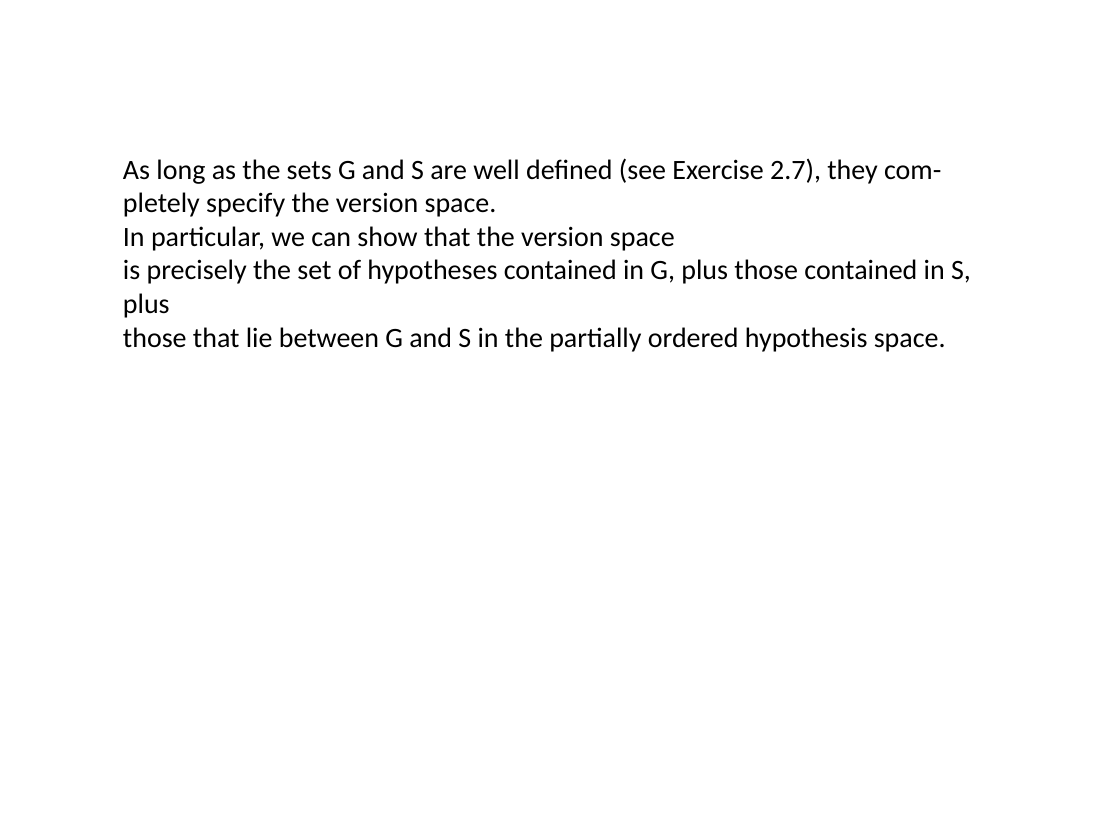
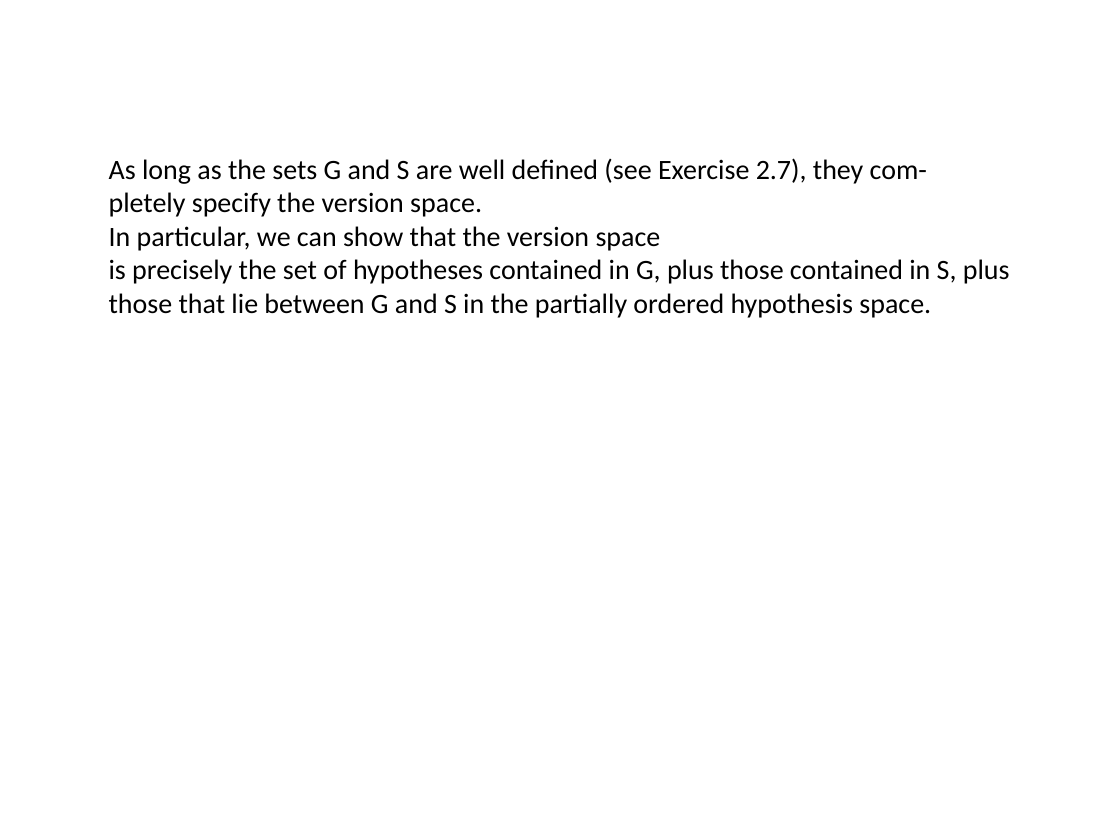
Before and after one commit to sai8151/EduFusion, a slide deck: slide 36 of output.pptx. Drawn at 1120x840 pixels with LibreOffice and Linux fonts; fonts in the diff are those of the drawing. Boxes give left, top, right and bottom in pixels: in the first picture for what was removed or moved away, otherwise in the second. Text is boxed around its words. In the diff, an @@ line names an element or a change of style, - is before the commit and + after.

Commit message:
#7829

```diff
--- a/output.pptx
+++ b/output.pptx
@@ text "As long as the sets ..." rewrapped from <box>123,158,971,352</box> to <box>109,158,1010,318</box> @@
```
Also in this commit, not shown: 62 other slides changed.
